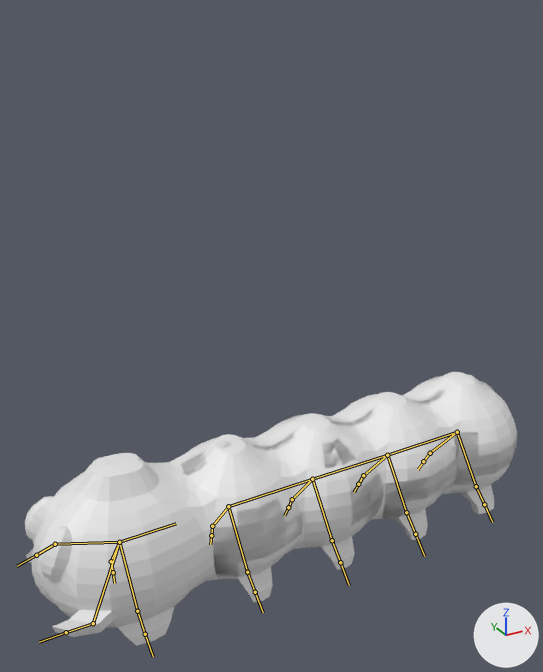
An edit to the FBX model Assets/Models/Monsters/Caterpillar/Animations/Oruga Animación Ataque.fbx, drawn before and after from the same camera.
Rendered twice from a camera (50 mm lens) standing at (-3.23, -8.44, 6.85) and looking at (1.51, 0.18, 2.54). Lighting does not change. The marker at lower right points along +X, +Y and +Z. The bones that bend it are drawn over the model as lines.

Objects in the first picture: 'Esfera'.
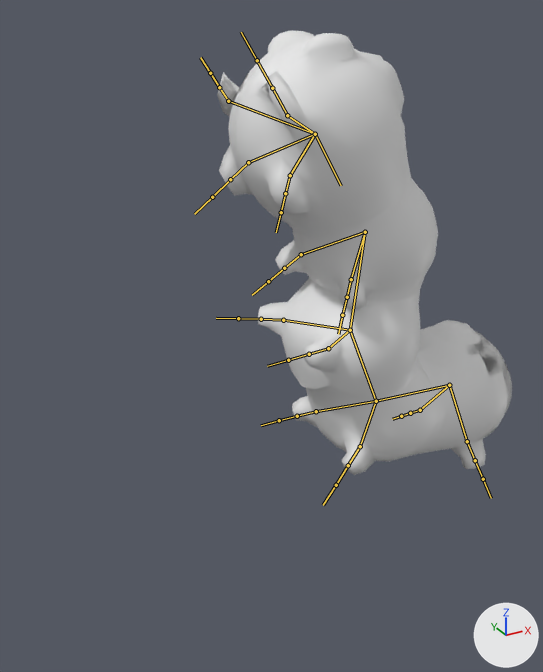
The newer file adds an action. The first version stands in its rest pose; the second is drawn at frame 12 of the action 'Esqueleto|Esqueleto|Esqueleto|EsqueletoAction|Esqueleto|EsqueletoActi.001'.

Location of each change, (x1, y1, x2, y2) in pixels of the pictures (543 x 672 px):
'Esfera', posed (40% narrower, 62% taller)
    before: (25, 372, 517, 646)
    after: (217, 31, 512, 475)
bone 'Bone', root to tip
    before: (119, 542) to (176, 523)
    after: (315, 134) to (341, 185)
bone 'Bone.001', root to tip
    before: (228, 506) to (312, 479)
    after: (365, 232) to (350, 330)
bone 'Bone.002', root to tip
    before: (312, 479) to (387, 455)
    after: (350, 330) to (376, 401)
bone 'Bone.003', root to tip
    before: (387, 455) to (457, 432)
    after: (376, 401) to (449, 385)
bone 'Bone.046', root to tip
    before: (430, 453) to (423, 461)
    after: (420, 410) to (410, 413)
bone 'Bone.026', root to tip
    before: (406, 512) to (415, 534)
    after: (360, 446) to (348, 465)
bone 'Bone.045', root to tip
    before: (363, 475) to (358, 484)
    after: (316, 411) to (297, 416)
bone 'Bone.025', root to tip
    before: (332, 540) to (340, 562)
    after: (328, 348) to (309, 354)
bone 'Bone.042', root to tip
    before: (228, 506) to (212, 526)
    after: (365, 232) to (301, 254)
bone 'Bone.047', root to tip
    before: (212, 526) to (211, 535)
    after: (301, 254) to (284, 268)
bone 'Bone.043', root to tip
    before: (119, 542) to (111, 561)
    after: (315, 134) to (248, 162)
bone 'Bone.048', root to tip
    before: (111, 561) to (113, 572)
    after: (248, 162) to (230, 179)
bone 'Bone.023', root to tip
    before: (119, 542) to (93, 623)
    after: (315, 134) to (287, 115)
bone 'Bone.024', root to tip
    before: (93, 623) to (66, 632)
    after: (287, 115) to (272, 88)
bone 'Bone.028', root to tip
    before: (119, 542) to (55, 544)
    after: (315, 134) to (228, 101)
bone 'Bone.029', root to tip
    before: (55, 544) to (36, 555)
    after: (228, 101) to (219, 87)
bone 'Bone.031', root to tip
    before: (119, 542) to (137, 611)
    after: (315, 134) to (290, 175)
bone 'Bone.036', root to tip
    before: (137, 611) to (145, 634)
    after: (290, 175) to (285, 193)

The change, as a diff of the scene's bpy script:
```diff
--- a/Assets/Models/Monsters/Caterpillar/Animations/Oruga Animación Ataque.fbx.py
+++ b/Assets/Models/Monsters/Caterpillar/Animations/Oruga Animación Ataque.fbx.py
@@ bone_bone @@
 bone_bone = bpy.data.objects['Esqueleto'].pose.bones['Bone']
-bone_bone.location = (0.0, 0.0, 0.0)
-bone_bone.rotation_quaternion = (1.0, 0.0, 0.0, 0.0)  # degrees (0, 0, 0)
+bone_bone.location = (-5.33, 3.06, 0.0)
+bone_bone.rotation_quaternion = (0.873, -0.007, 0.002, -0.487)  # degrees (-1, 0, -58)
@@ bone_bone_001 @@
 bone_bone_001 = bpy.data.objects['Esqueleto'].pose.bones['Bone.001']  # child of 'Bone'
-bone_bone_001.rotation_quaternion = (1.0, 0.0, 0.0, 0.0)  # degrees (0, 0, 0)
+bone_bone_001.rotation_quaternion = (0.943, 0.013, 0.003, -0.334)  # degrees (1, 1, -39)
@@ bone_bone_002 @@
 bone_bone_002 = bpy.data.objects['Esqueleto'].pose.bones['Bone.002']  # child of 'Bone.001'
-bone_bone_002.rotation_quaternion = (1.0, 0.0, 0.0, 0.0)  # degrees (0, 0, 0)
+bone_bone_002.rotation_quaternion = (0.965, -0.01, -0.001, 0.262)  # degrees (-1, 0, 30)
@@ bone_bone_003 @@
 bone_bone_003 = bpy.data.objects['Esqueleto'].pose.bones['Bone.003']  # child of 'Bone.002'
-bone_bone_003.rotation_quaternion = (1.0, 0.0, 0.0, 0.0)  # degrees (0, 0, 0)
+bone_bone_003.rotation_quaternion = (0.848, 0.009, 0.001, 0.53)  # degrees (1, 0, 64)
@@ bone_bone_046 @@
 bone_bone_046 = bpy.data.objects['Esqueleto'].pose.bones['Bone.046']  # child of 'Bone.041'
-bone_bone_046.rotation_quaternion = (1.0, 0.0, 0.0, 0.0)  # degrees (0, 0, 0)
+bone_bone_046.rotation_quaternion = (0.981, 0.021, 0.014, 0.195)  # degrees (3, 1, 22)
@@ bone_bone_026 @@
 bone_bone_026 = bpy.data.objects['Esqueleto'].pose.bones['Bone.026']  # child of 'Bone.021'
-bone_bone_026.rotation_quaternion = (1.0, 0.0, 0.0, 0.0)  # degrees (0, 0, 0)
+bone_bone_026.rotation_quaternion = (0.99, -0.002, 0.004, 0.141)  # degrees (0, 1, 16)
@@ bone_bone_045 @@
 bone_bone_045 = bpy.data.objects['Esqueleto'].pose.bones['Bone.045']  # child of 'Bone.040'
-bone_bone_045.rotation_quaternion = (1.0, 0.0, 0.0, 0.0)  # degrees (0, 0, 0)
+bone_bone_045.rotation_quaternion = (0.998, 0.007, 0.005, 0.067)  # degrees (1, 1, 8)
@@ bone_bone_025 @@
 bone_bone_025 = bpy.data.objects['Esqueleto'].pose.bones['Bone.025']  # child of 'Bone.020'
-bone_bone_025.rotation_quaternion = (1.0, 0.0, 0.0, 0.0)  # degrees (0, 0, 0)
+bone_bone_025.rotation_quaternion = (0.971, -0.002, 0.016, 0.238)  # degrees (0, 2, 27)
@@ bone_bone_042 @@
 bone_bone_042 = bpy.data.objects['Esqueleto'].pose.bones['Bone.042']  # child of 'Bone'
-bone_bone_042.rotation_quaternion = (1.0, 0.0, 0.0, 0.0)  # degrees (0, 0, 0)
+bone_bone_042.rotation_quaternion = (1.0, 0.005, 0.004, 0.012)  # degrees (1, 0, 1)
@@ bone_bone_047 @@
 bone_bone_047 = bpy.data.objects['Esqueleto'].pose.bones['Bone.047']  # child of 'Bone.042'
-bone_bone_047.rotation_quaternion = (1.0, 0.0, 0.0, 0.0)  # degrees (0, 0, 0)
+bone_bone_047.rotation_quaternion = (0.994, -0.008, -0.009, -0.109)  # degrees (-1, -1, -13)
@@ bone_bone_043 @@
 bone_bone_043 = bpy.data.objects['Esqueleto'].pose.bones['Bone.043']  # child of 'Bone'
-bone_bone_043.rotation_quaternion = (1.0, 0.0, 0.0, 0.0)  # degrees (0, 0, 0)
+bone_bone_043.rotation_quaternion = (1.0, 0.006, 0.005, 0.015)  # degrees (1, 1, 2)
@@ bone_bone_048 @@
 bone_bone_048 = bpy.data.objects['Esqueleto'].pose.bones['Bone.048']  # child of 'Bone.043'
-bone_bone_048.rotation_quaternion = (1.0, 0.0, 0.0, 0.0)  # degrees (0, 0, 0)
+bone_bone_048.rotation_quaternion = (0.989, -0.011, -0.013, -0.148)  # degrees (-1, -2, -17)
@@ bone_bone_023 @@
 bone_bone_023 = bpy.data.objects['Esqueleto'].pose.bones['Bone.023']  # child of 'Bone'
-bone_bone_023.rotation_quaternion = (1.0, 0.0, 0.0, 0.0)  # degrees (0, 0, 0)
+bone_bone_023.rotation_quaternion = (0.994, -0.066, -0.054, 0.069)  # degrees (-8, -6, 8)
@@ bone_bone_024 @@
 bone_bone_024 = bpy.data.objects['Esqueleto'].pose.bones['Bone.024']  # child of 'Bone.023'
-bone_bone_024.rotation_quaternion = (1.0, 0.0, 0.0, 0.0)  # degrees (0, 0, 0)
+bone_bone_024.rotation_quaternion = (0.993, 0.061, -0.072, 0.077)  # degrees (6, -9, 8)
@@ bone_bone_028 @@
 bone_bone_028 = bpy.data.objects['Esqueleto'].pose.bones['Bone.028']  # child of 'Bone'
-bone_bone_028.rotation_quaternion = (1.0, 0.0, 0.0, 0.0)  # degrees (0, 0, 0)
+bone_bone_028.rotation_quaternion = (0.996, -0.047, 0.026, -0.069)  # degrees (-6, 3, -8)
@@ bone_bone_029 @@
 bone_bone_029 = bpy.data.objects['Esqueleto'].pose.bones['Bone.029']  # child of 'Bone.028'
-bone_bone_029.rotation_quaternion = (1.0, 0.0, 0.0, 0.0)  # degrees (0, 0, 0)
+bone_bone_029.rotation_quaternion = (0.99, 0.093, 0.098, 0.045)  # degrees (11, 11, 6)
@@ bone_bone_031 @@
 bone_bone_031 = bpy.data.objects['Esqueleto'].pose.bones['Bone.031']
-bone_bone_031.location = (0.0, 0.0, 0.0)
-bone_bone_031.rotation_quaternion = (1.0, 0.0, 0.0, 0.0)  # degrees (0, 0, 0)
+bone_bone_031.location = (3.14, -4.3, 3.06)
+bone_bone_031.rotation_quaternion = (0.856, -0.421, -0.3, 0.004)  # degrees (-57, -31, 18)
@@ bone_bone_036 @@
 bone_bone_036 = bpy.data.objects['Esqueleto'].pose.bones['Bone.036']  # child of 'Bone.031'
-bone_bone_036.rotation_quaternion = (1.0, 0.0, 0.0, 0.0)  # degrees (0, 0, 0)
+bone_bone_036.rotation_quaternion = (0.989, 0.016, -0.018, -0.146)  # degrees (2, -2, -17)
```
